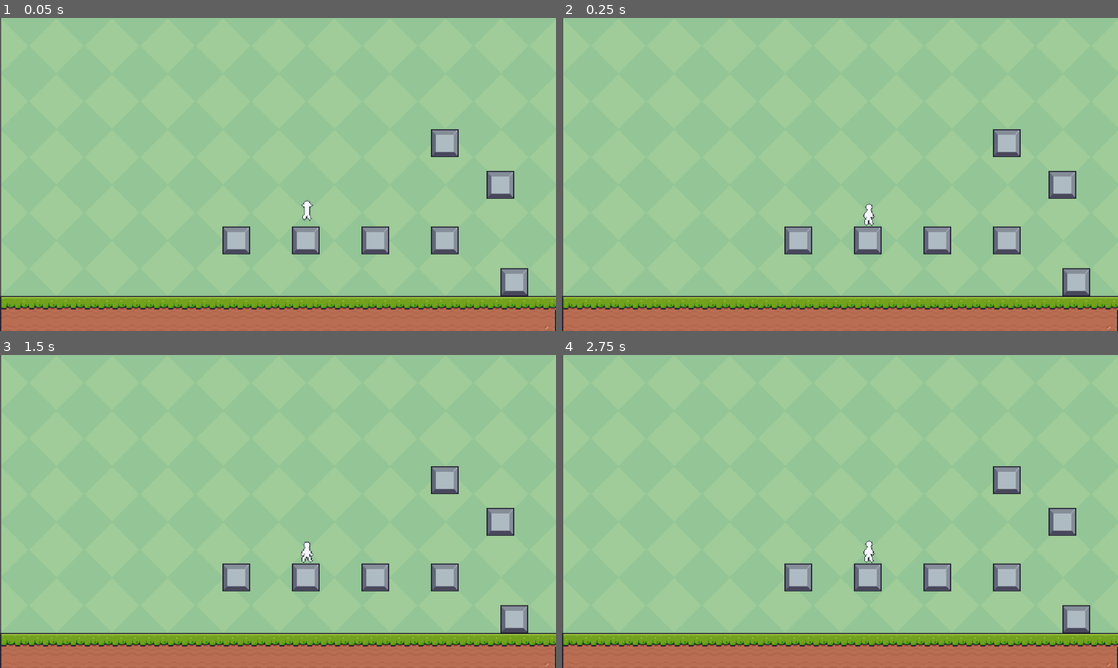
Above: before the commit, frames 1-4 (two rows, left to right).
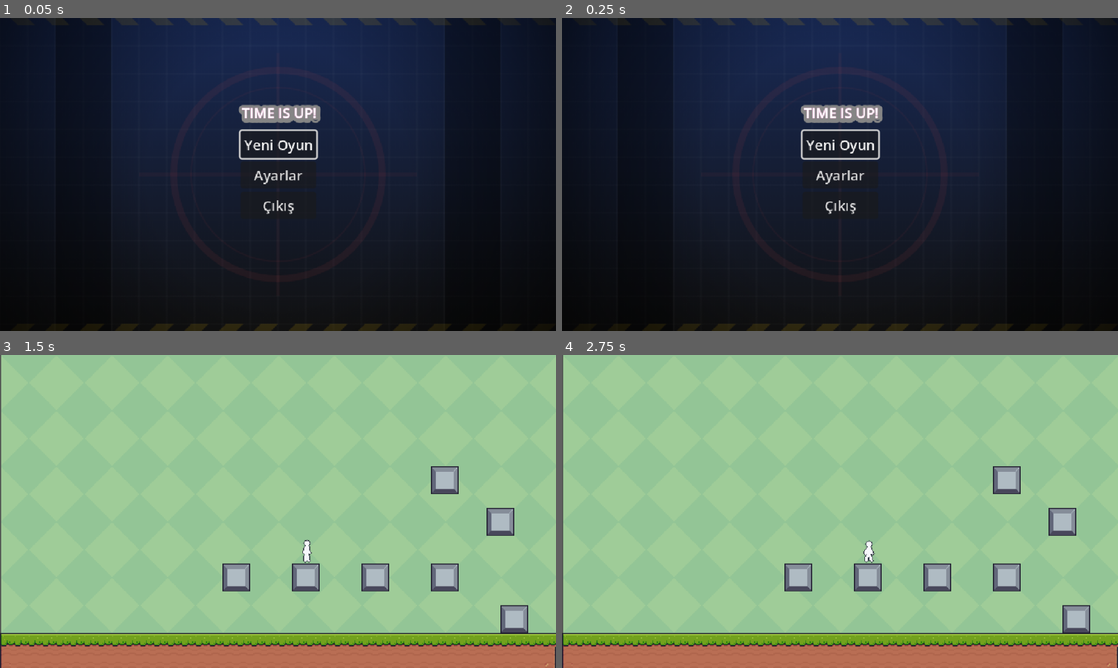
Above: after the commit, the same moments.

Repository: muratbas/time-is-up
Game: Godot game, scene res://Assets/Scenes/Menu/main_menu.tscn
Two runs of this game, one before a commit and one after it. Both use one fixed random seed, a clock stepped at 60 frames per second and the inputs below. Before the commit the project starts from res://Assets/Scenes/main.tscn.
Inputs (mouse positions are in pixels of both pictures, inside the frame that each line leads up to):
- Up to frame 1 (0.05 s): no input
- Up to frame 2 (0.25 s): no input
- Up to frame 3 (1.5 s): click (278, 480) at 0.5 s, where only the run after the commit has a clickable "Yeni Oyun"; tap Enter at 1.25 s
- Up to frame 4 (2.75 s): tap W (p2_jump) at 1.52, 2.27 s

The runs differ from the first frame. In frame 1, 100% of the frame differs, in the area x 0-100%, y 0-100%; in frame 2, 100%; in frame 3, less than 0.1%; in frame 4, nothing differs.

Commit message:
double jump effect added

Diff:
--- a/Assets/Scenes/Char/player.tscn
+++ b/Assets/Scenes/Char/player.tscn
@@ -3,6 +3,7 @@
 [ext_resource type="Script" uid="uid://d4a7oy4up4d20" path="res://Assets/Scripts/player.gd" id="1_ibqoo"]
 [ext_resource type="Texture2D" uid="uid://3exc0eip7ggt" path="res://Assets/Sprites/char/karakterspritesheet.png" id="2_ibqoo"]
 [ext_resource type="Texture2D" uid="uid://bw0yvi70670la" path="res://Assets/Sprites/items/tntsprite.png" id="3_71wdy"]
+[ext_resource type="Texture2D" uid="uid://gwis1dakpuql" path="res://Assets/Sprites/char/double_jump_effect.png" id="4_ncuj1"]
 
 [sub_resource type="AtlasTexture" id="AtlasTexture_71wdy"]
 atlas = ExtResource("2_ibqoo")
@@ -235,6 +236,42 @@
 "loop": true,
 "name": &"TNT",
 "speed": 10.0
+}]
+
+[sub_resource type="AtlasTexture" id="AtlasTexture_wvor5"]
+atlas = ExtResource("4_ncuj1")
+region = Rect2(0, 0, 32, 32)
+
+[sub_resource type="AtlasTexture" id="AtlasTexture_c0v2n"]
+atlas = ExtResource("4_ncuj1")
+region = Rect2(32, 0, 32, 32)
+
+[sub_resource type="AtlasTexture" id="AtlasTexture_c2n2t"]
+atlas = ExtResource("4_ncuj1")
+region = Rect2(64, 0, 32, 32)
+
+[sub_resource type="AtlasTexture" id="AtlasTexture_ffklx"]
+atlas = ExtResource("4_ncuj1")
+region = Rect2(96, 0, 32, 32)
+
+[sub_resource type="SpriteFrames" id="SpriteFrames_v77ya"]
+animations = [{
+"frames": [{
+"duration": 1.0,
+"texture": SubResource("AtlasTexture_wvor5")
+}, {
+"duration": 1.0,
+"texture": SubResource("AtlasTexture_c0v2n")
+}, {
+"duration": 1.0,
+"texture": SubResource("AtlasTexture_c2n2t")
+}, {
+"duration": 1.0,
+"texture": SubResource("AtlasTexture_ffklx")
+}],
+"loop": false,
+"name": &"puff",
+"speed": 15.0
 }]
 
 [node name="player" type="CharacterBody2D" unique_id=551959532]
@@ -262,4 +299,12 @@
 scale = Vector2(0.65625, 0.6875)
 sprite_frames = SubResource("SpriteFrames_wvor5")
 animation = &"TNT"
-frame_progress = 0.7324926
+frame_progress = 0.9448073
+
+[node name="DoubleJumpEffect" type="AnimatedSprite2D" parent="." unique_id=1390648661]
+visible = false
+top_level = true
+position = Vector2(1, 8)
+scale = Vector2(0.75, 0.78125)
+sprite_frames = SubResource("SpriteFrames_v77ya")
+animation = &"puff"
--- a/Assets/Scripts/main_menu.gd
+++ b/Assets/Scripts/main_menu.gd
@@ -1,34 +1,23 @@
 extends Control
 
 func _ready():
-	# Menü açıldığında Play butonuna otomatik odaklan (Gamepad/Klavye ile menüde gezmek için şarttır)
+	# Menü açıldığında Play butonuna otomatik odaklan
 	$menubuttons/Play.grab_focus()
 
 # --- SİNYALLER (BUTON TIKLAMALARI) ---
 
-func _on_play_button_pressed():
+func _on_play_pressed() -> void:
 	# OYNA butonuna basılınca çalışır
 	print("Oyuna Giriliyor...")
-	# 'main.tscn' senin asıl oyun sahnendir, buraya kendi sahne adını yazmalısın.
-	get_tree().change_scene_to_file("res://main.tscn")
+	# 'main.tscn' senin asıl oyun sahnendir.
+	get_tree().change_scene_to_file("res://Assets/Scenes/main.tscn")
 
-func _on_options_button_pressed():
+func _on_options_pressed() -> void:
 	# AYARLAR butonuna basılınca çalışır
 	print("Ayarlar menüsü henüz yapım aşamasında!")
 	# İleride buraya yeni bir ayarlar sahnesi açma kodu ekleyeceğiz.
 
-func _on_quit_button_pressed():
+func _on_quit_pressed() -> void:
 	# ÇIKIŞ butonuna basılınca çalışır
 	print("Oyundan çıkılıyor...")
 	get_tree().quit()
-
-func _on_play_pressed() -> void:
-	pass # Replace with function body.
-
-
-func _on_options_pressed() -> void:
-	pass # Replace with function body.
-
-
-func _on_quit_pressed() -> void:
-	pass # Replace with function body.
--- a/Assets/Scripts/player.gd
+++ b/Assets/Scripts/player.gd
@@ -1,6 +1,7 @@
 extends CharacterBody2D
 @onready var animated_sprite_2d = $AnimatedSprite2D
 @onready var coyote_timer = $CoyoteTimer
+@onready var double_jump_effect = $DoubleJumpEffect
 
 @export var player_id: int = 1
 
@@ -12,11 +13,19 @@
 var jumps_remaining = MAX_JUMPS
 
 
+func _ready() -> void:
+	double_jump_effect.visible = false
+	double_jump_effect.animation_finished.connect(_on_double_jump_animation_finished)
+
+
+func _on_double_jump_animation_finished() -> void:
+	double_jump_effect.visible = false
+
 func _physics_process(delta: float) -> void:
 	# Build input action names from player_id (e.g. "p1_left", "p2_jump")
-	var action_left  = "p" + str(player_id) + "_left"
+	var action_left = "p" + str(player_id) + "_left"
 	var action_right = "p" + str(player_id) + "_right"
-	var action_jump  = "p" + str(player_id) + "_jump"
+	var action_jump = "p" + str(player_id) + "_jump"
 
 	# Store floor state BEFORE move_and_slide
 	var was_on_floor = is_on_floor()
@@ -55,6 +64,10 @@
 			# Double jump (in the air)
 			velocity.y = JUMP_VELOCITY
 			jumps_remaining -= 1
+			# Show the double jump effect at player's position
+			double_jump_effect.global_position = self.global_position
+			double_jump_effect.visible = true
+			double_jump_effect.play("puff")
 
 	# Cut jump short when button released early (variable height jump)
 	if Input.is_action_just_released(action_jump) and velocity.y < 0:
--- a/project.godot
+++ b/project.godot
@@ -11,7 +11,7 @@
 [application]
 
 config/name="Time is UP"
-run/main_scene="uid://88ips82anuhv"
+run/main_scene="uid://bb0oljg8x4cnh"
 config/features=PackedStringArray("4.6", "Forward Plus")
 config/icon="res://icon.svg"
 
Binary file added: Assets/Sprites/char/double_jump_effect.png
Not shown, added: Assets/Sprites/char/double_jump_effect.png.import
